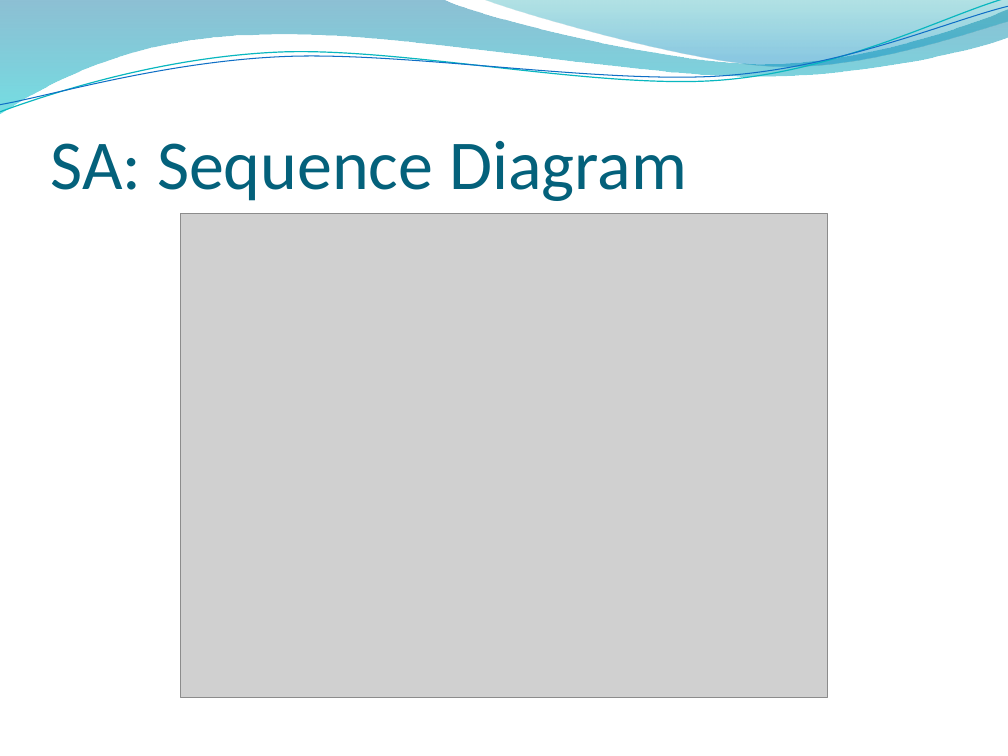
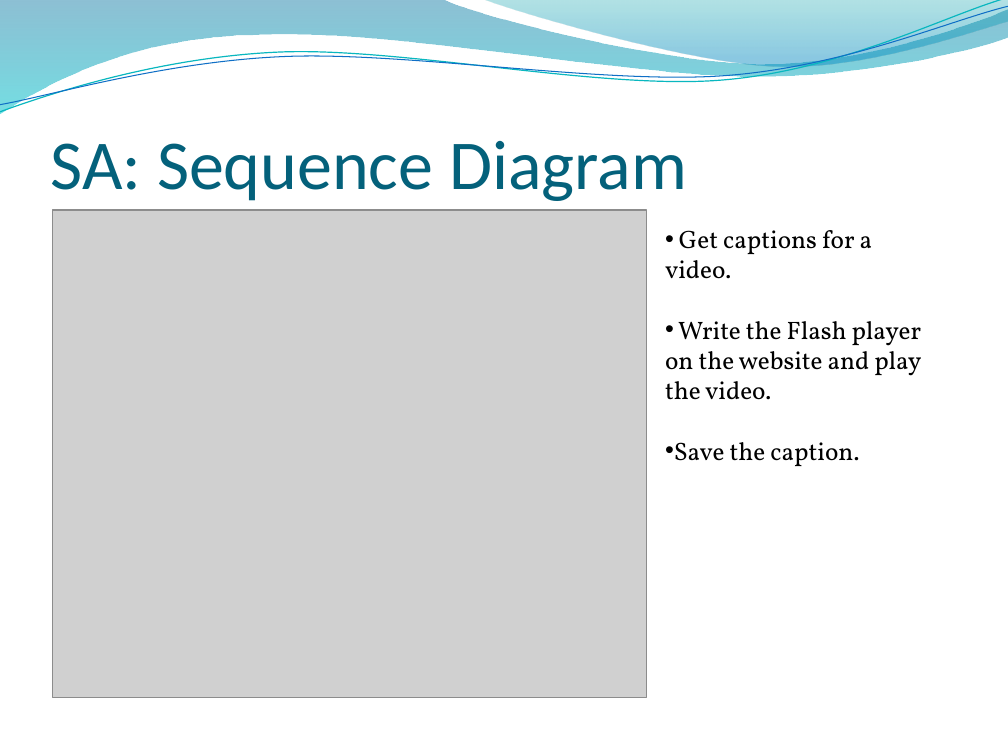
Before and after one commit to ProjPossibility/pp-community-captioner, a slide deck: slide 12 of CC.pptx (slide 11 before the commit). Drawn at 1008x756 pixels with LibreOffice and Linux fonts; fonts in the diff are those of the drawing; grey boxes stand for pictures; background and template pictures are left out. Boxes give left, top, right and bottom in pixels: in the first picture for what was removed or moved away, otherwise in the second. Text is boxed around its words. In the diff, an @@ line names an element or a change of style, - is before the commit and + after.

```diff
--- a/CC.pptx
+++ b/CC.pptx
@@ picture resized from (x1=180, y1=214, x2=827, y2=698) to (x1=52, y1=210, x2=647, y2=697) @@
@@ text added at (x1=665, y1=230, x2=921, y2=466), 18 pt, text #000000 @@
+• Get captions for a video.
+• Write the Flash player on the website and play the video.
+• Save the caption.
```
Also in this commit, not shown: 1 other slide changed, 4 slides added, 1 slide removed.
